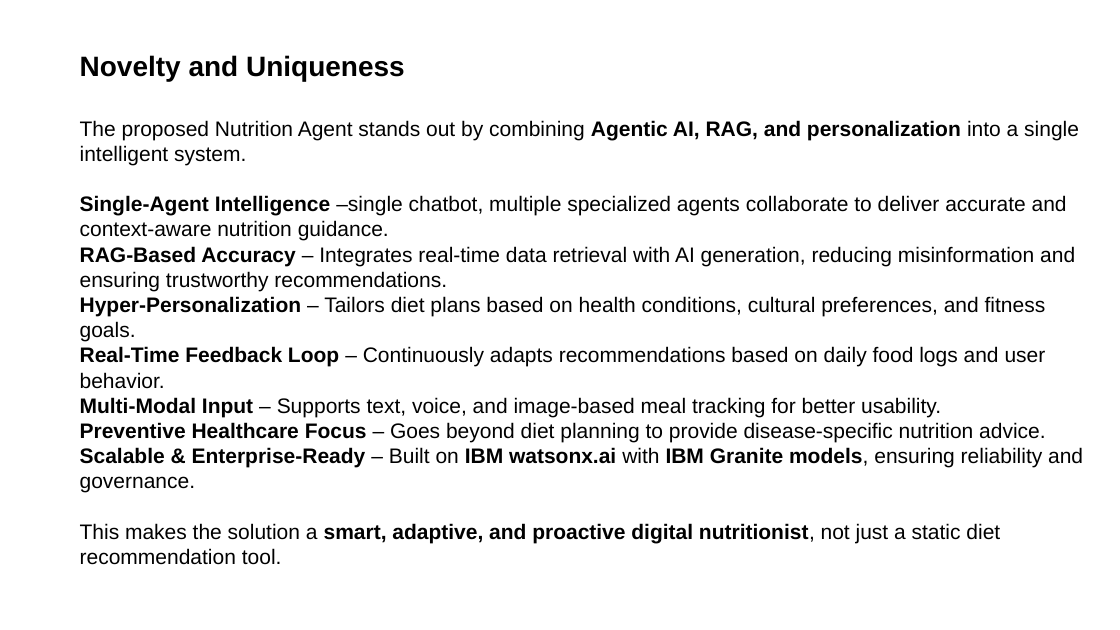
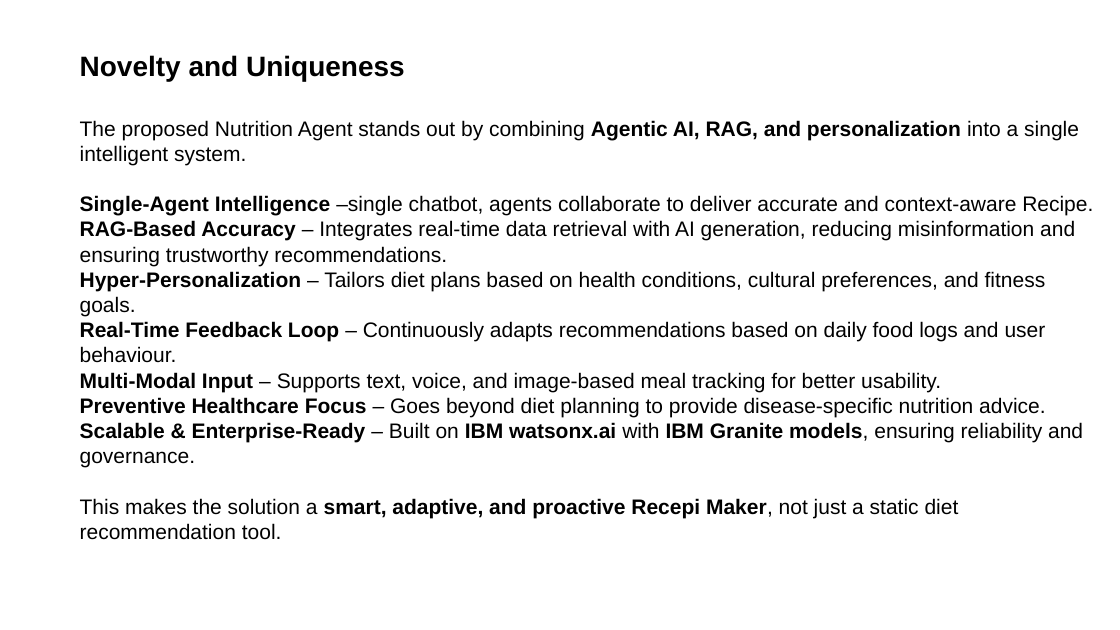
Before and after one commit to nitintripathi79/SRMIST_ThaiRecipe_NitinTripathi, a slide deck: slide 11 of Nitin Tripathi Project Submission.pptx. Drawn at 1120x630 pixels with LibreOffice and Linux fonts; fonts in the diff are those of the drawing. Boxes give left, top, right and bottom in pixels: in the first picture for what was removed or moved away, otherwise in the second. Text is boxed around its words. In the diff, an @@ line names an element or a change of style, - is before the commit and + after.

```diff
--- a/Nitin Tripathi Project Submission.pptx
+++ b/Nitin Tripathi Project Submission.pptx
@@ text at (80, 195, 1093, 216): text changed @@
-Single-Agent Intelligence –single chatbot, multiple specialized agents collaborate to deliver accurate and context-aware nutrition guidance.
+Single-Agent Intelligence –single chatbot, agents collaborate to deliver accurate and context-aware Recipe.
@@ text at (80, 321, 1046, 363): text changed @@
-Real-Time Feedback Loop – Continuously adapts recommendations based on daily food logs and user behavior.
+Real-Time Feedback Loop – Continuously adapts recommendations based on daily food logs and user behaviour.
@@ text at (80, 498, 959, 540): text changed @@
-This makes the solution a smart, adaptive, and proactive digital nutritionist, not just a static diet recommendation tool.
+This makes the solution a smart, adaptive, and proactive Recepi Maker, not just a static diet recommendation tool.
```
Also in this commit, not shown: 3 other slides changed, 1 slide added, 1 slide removed.
